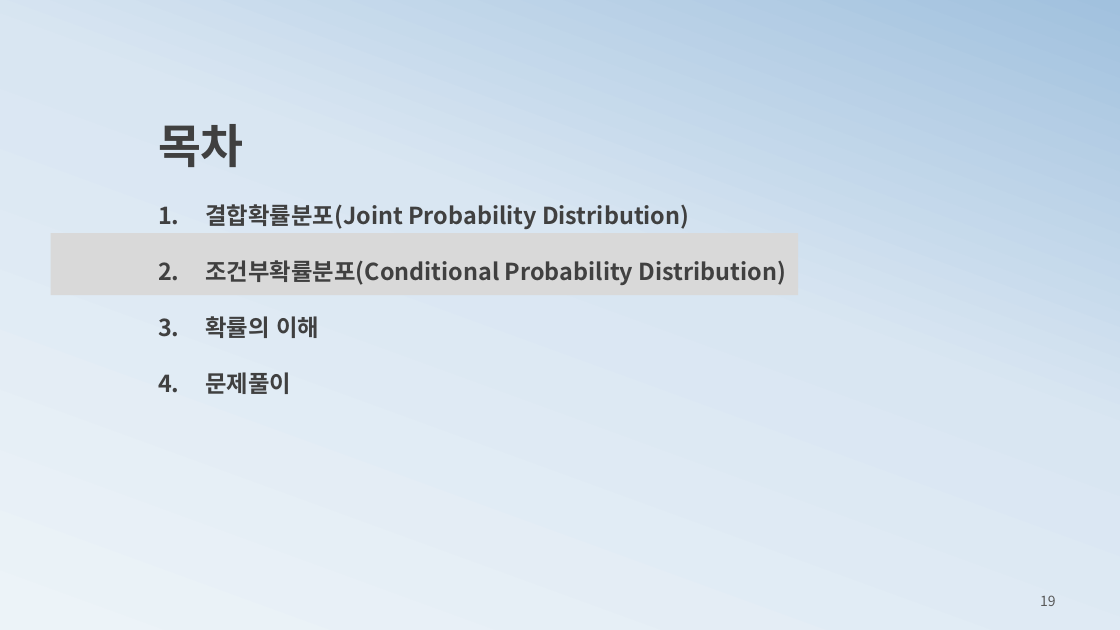
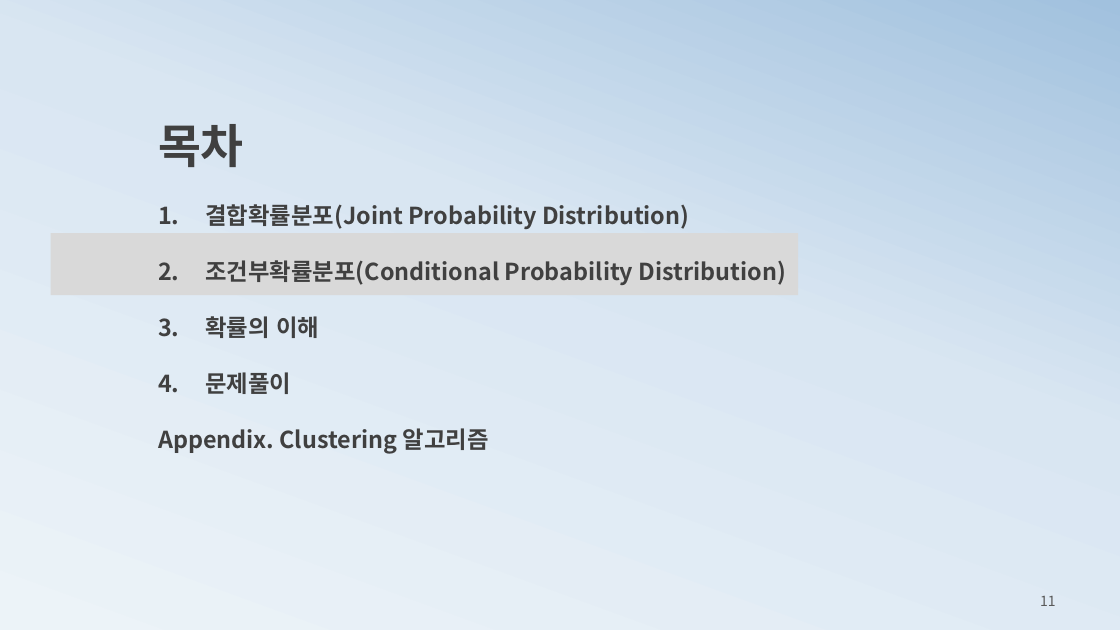
Before and after one commit to ancestor9/mathematics-for-machine-learning, a slide deck: slide 11 of 2_histogram2probability.pptx (slide 19 before the commit). Drawn at 1120x630 pixels with LibreOffice and Linux fonts; fonts in the diff are those of the drawing. Boxes give left, top, right and bottom in pixels: in the first picture for what was removed or moved away, otherwise in the second. Text is boxed around its words. In the diff, an @@ line names an element or a change of style, - is before the commit and + after.

```diff
--- a/2_histogram2probability.pptx
+++ b/2_histogram2probability.pptx
@@ text at (158,428,489,454): paragraph added @@
+Appendix. Clustering 알고리즘
@@ page number at (1040,596,1056,606): text changed @@
-19
+11
```
Also in this commit, not shown: 4 other slides changed, 1 slide added.
